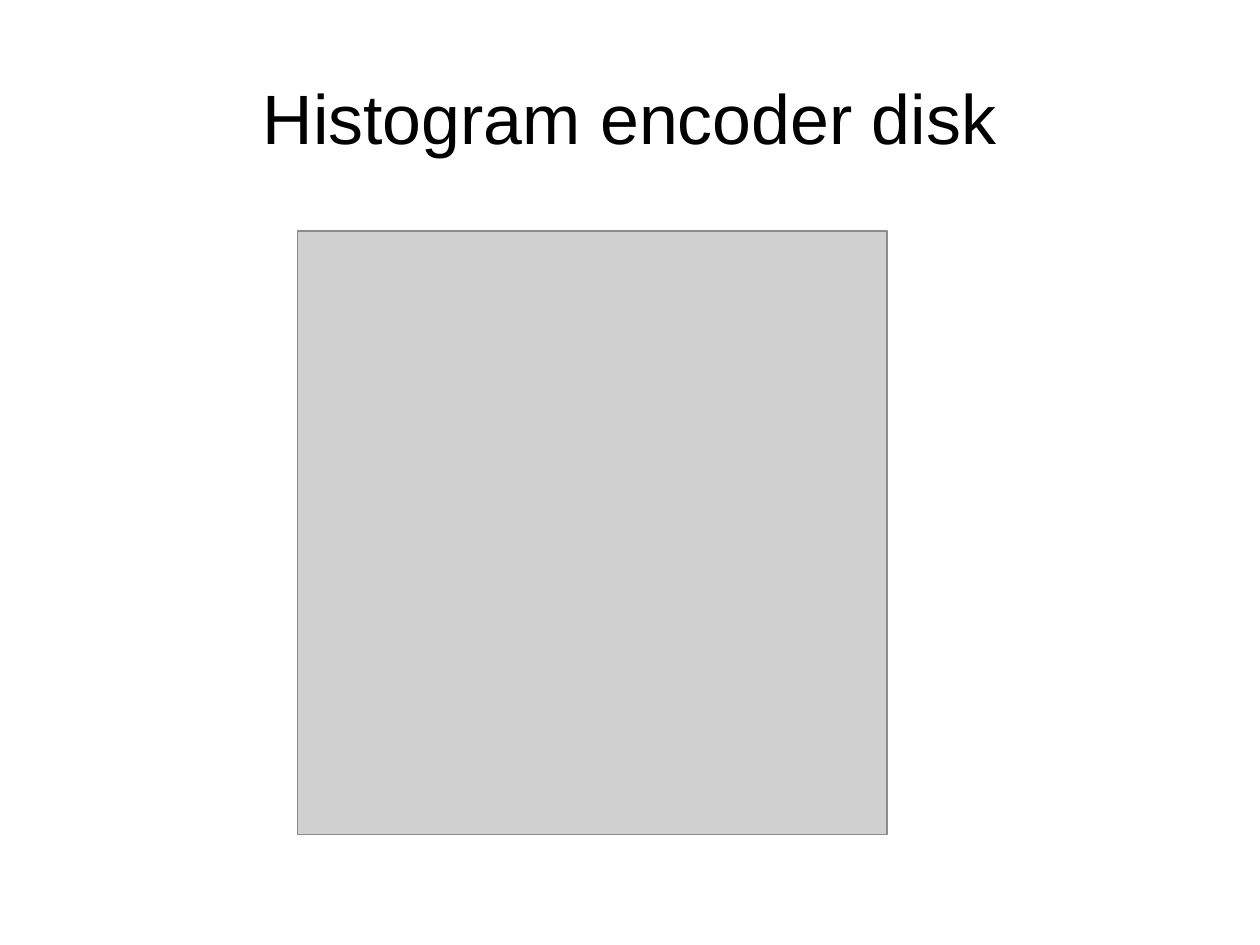
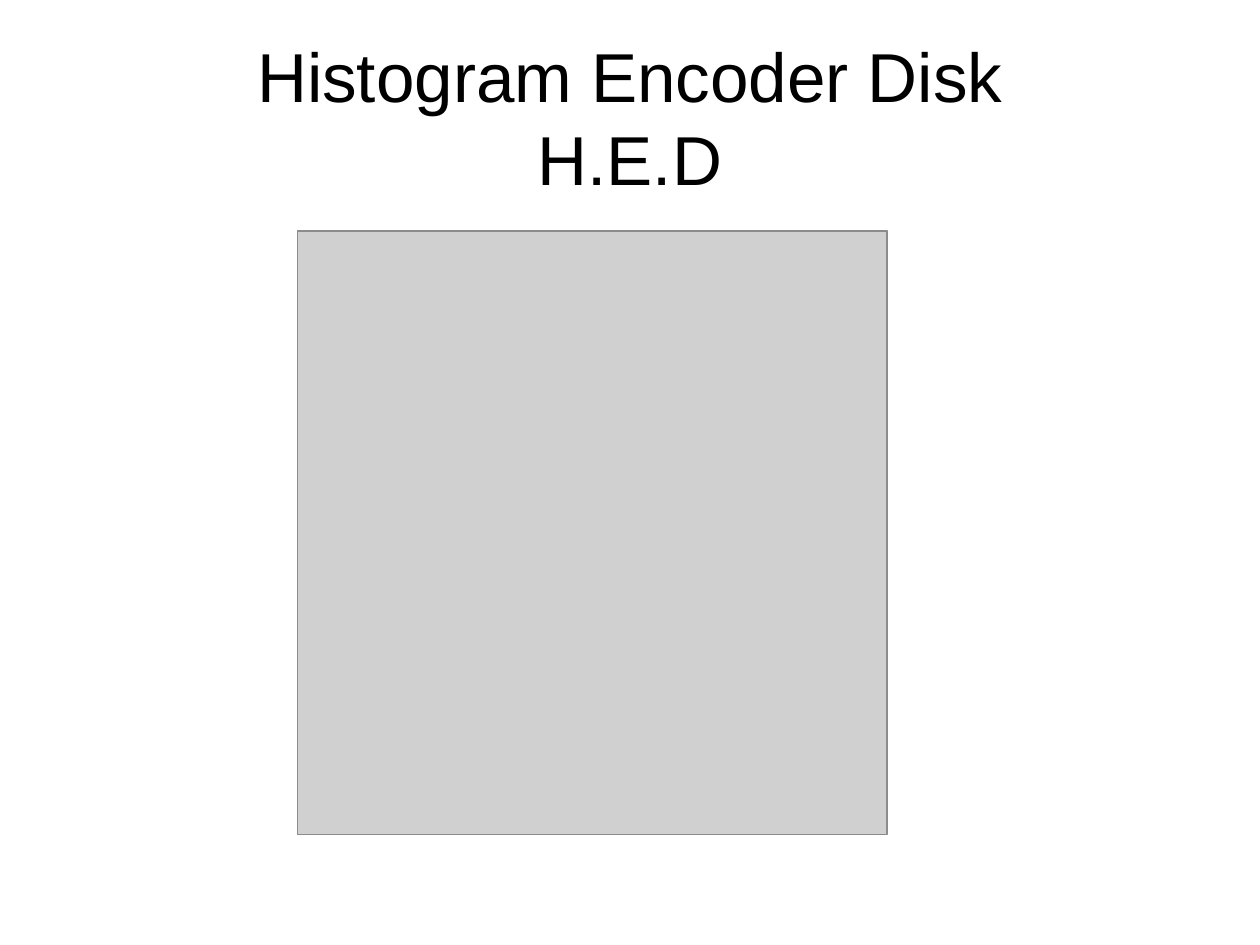
Before and after one commit to peterborkuti/english, a slide deck: slide 36 of robotlocalization/robotlocalization_02.odp. Drawn at 1260x945 pixels with LibreOffice and Linux fonts; fonts in the diff are those of the drawing; grey boxes stand for pictures. Boxes give left, top, right and bottom in pixels: in the first picture for what was removed or moved away, otherwise in the second. Text is boxed around its words. In the diff, an @@ line names an element or a change of style, - is before the commit and + after.

```diff
--- a/robotlocalization/robotlocalization_02.odp
+++ b/robotlocalization/robotlocalization_02.odp
@@ title at (257,52,1003,185): text changed; size 44 to 43.6 pt @@
-Histogram encoder disk
+Histogram Encoder Disk
+H.E.D
```
Also in this commit, not shown: 39 other slides changed, 1 other file.
